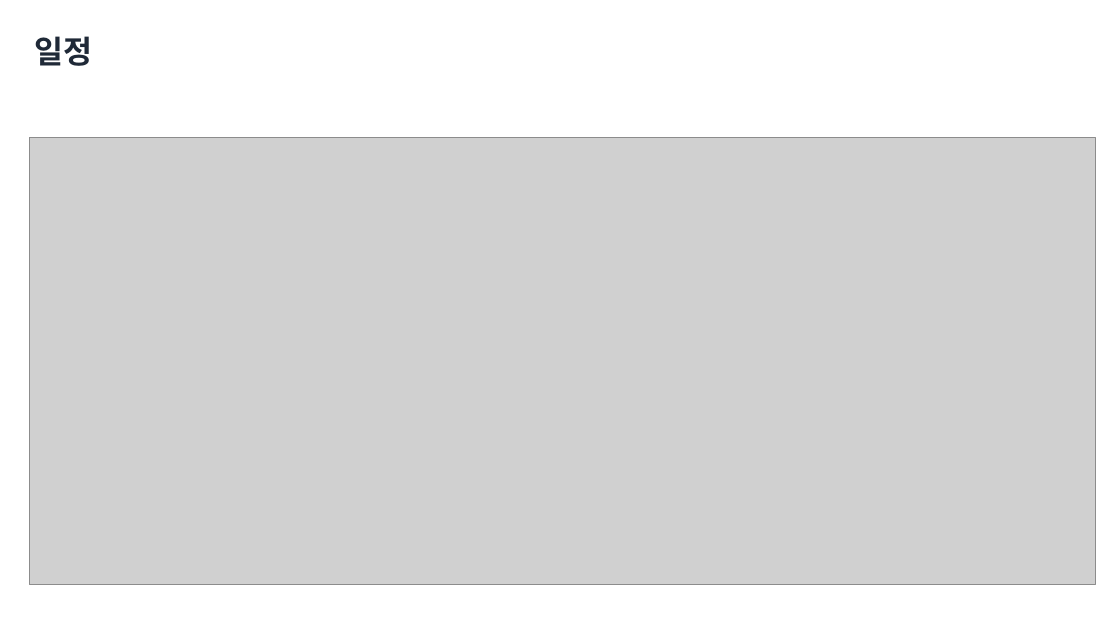
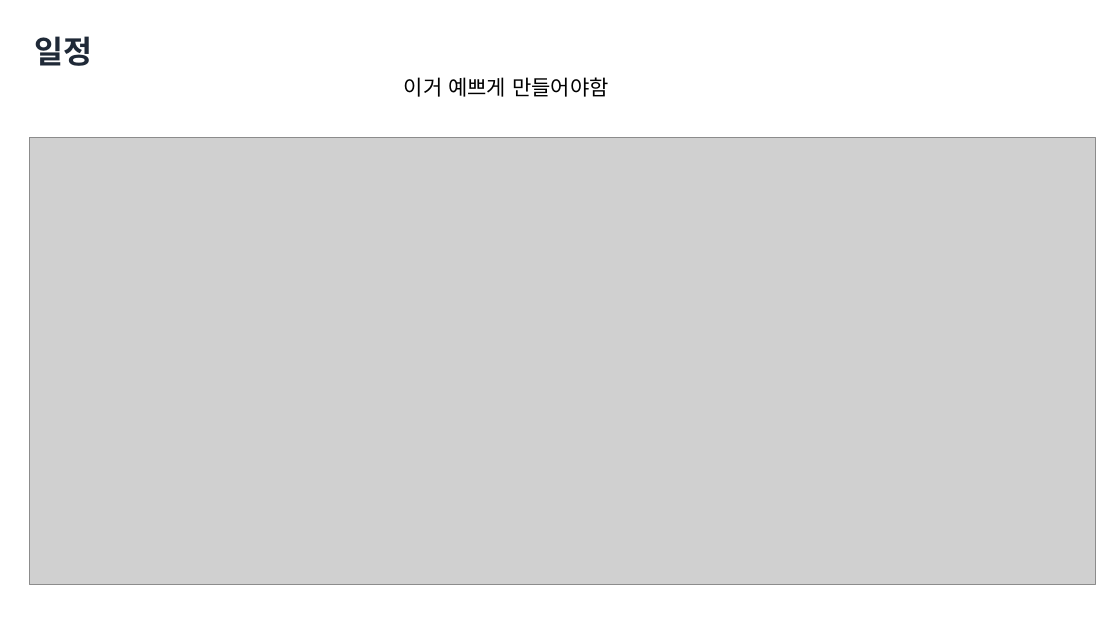
Before and after one commit to yunseo0129/2025_CapstoneGame, a slide deck: slide 15 of Design/종합설계기획.pptx (slide 13 before the commit). Drawn at 1120x630 pixels with LibreOffice and Linux fonts; fonts in the diff are those of the drawing; grey boxes stand for pictures; background and template pictures are left out. Boxes give left, top, right and bottom in pixels: in the first picture for what was removed or moved away, otherwise in the second. Text is boxed around its words. In the diff, an @@ line names an element or a change of style, - is before the commit and + after.

```diff
--- a/Design/종합설계기획.pptx
+++ b/Design/종합설계기획.pptx
@@ text added at (404, 77, 609, 97), 18 pt, text #000000 @@
+이거 예쁘게 만들어야함
```
Also in this commit, not shown: 9 other slides changed, 5 slides added, 3 slides removed, 1 other file.
